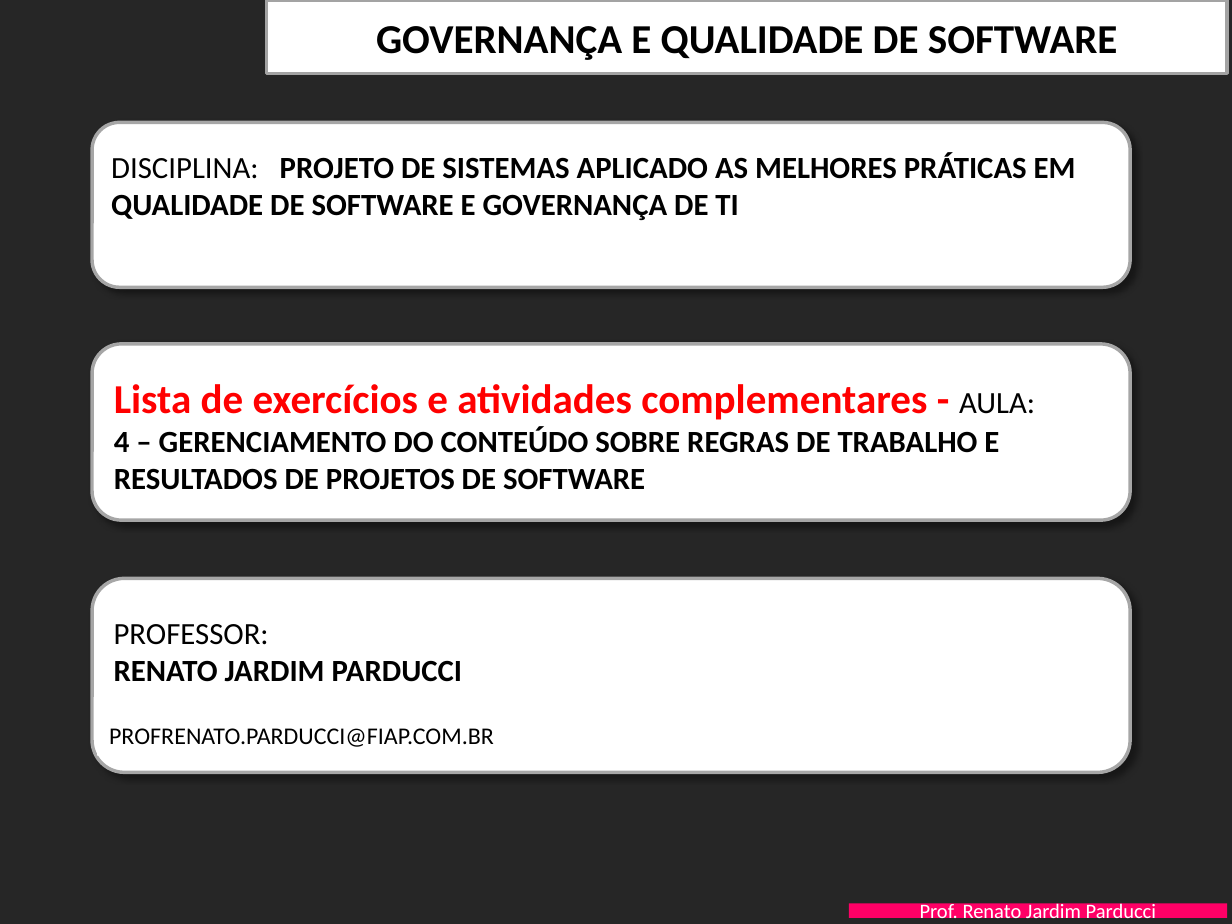
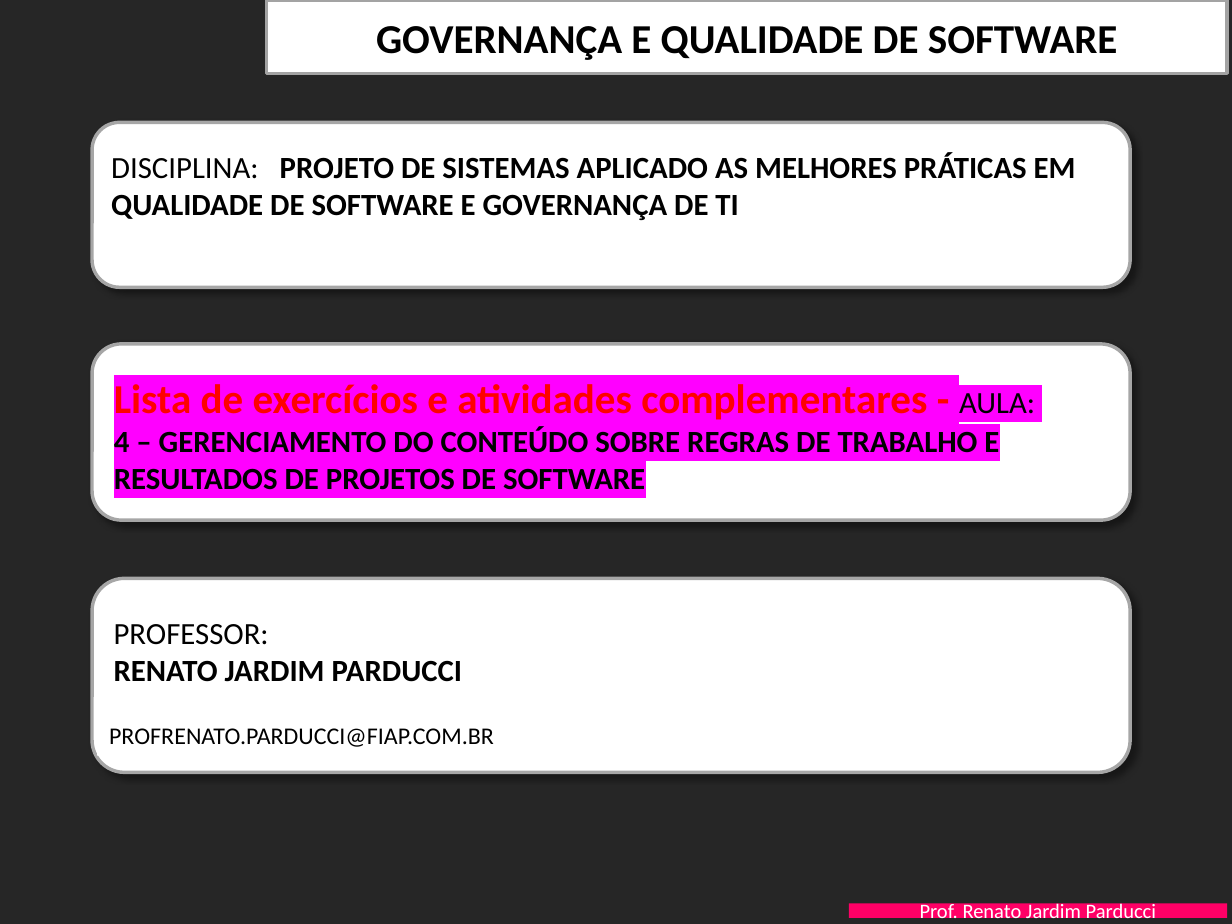
Before and after one commit to LaraGSilva/3SIS-ProjetoGitHub, a slide deck: slide 1 of PastaDocsProjeto/FIAP-QualidProjSW-Aula-4-AdministracaoConteudo- EXERCICIOS.pptx. Drawn at 1232x924 pixels with LibreOffice and Linux fonts; fonts in the diff are those of the drawing; background and template pictures are left out. Boxes give left, top, right and bottom in pixels: in the first picture for what was removed or moved away, otherwise in the second. Text is boxed around its words. In the diff, an @@ line names an element or a change of style, - is before the commit and + after.

Commit message:
alteracao de cor do arquivo

```diff
--- a/PastaDocsProjeto/FIAP-QualidProjSW-Aula-4-AdministracaoConteudo- EXERCICIOS.pptx
+++ b/PastaDocsProjeto/FIAP-QualidProjSW-Aula-4-AdministracaoConteudo- EXERCICIOS.pptx
@@ text "Lista de exercícios e atividades ..." at (x1=114, y1=384, x2=1035, y2=490): highlight none to #FF00FF @@
```
